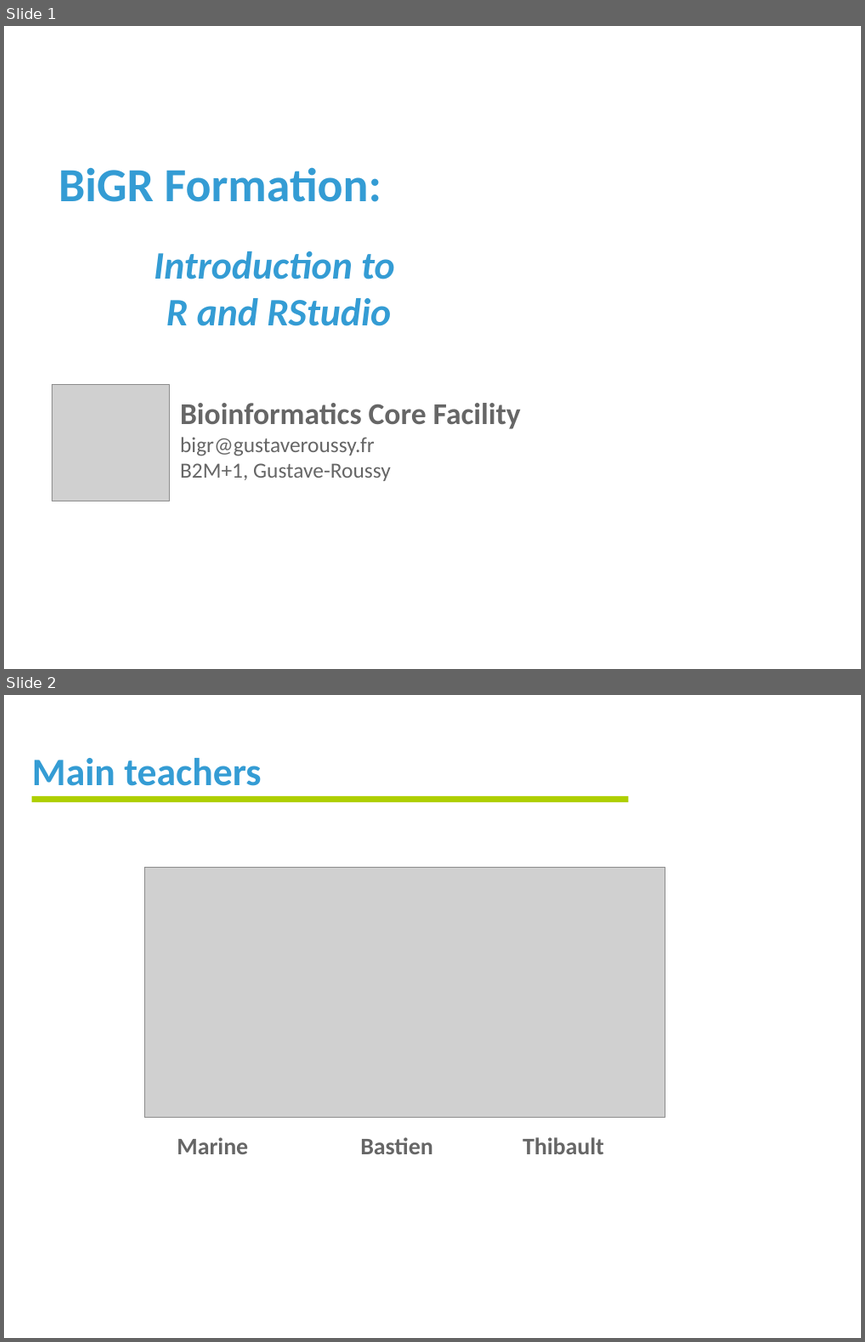
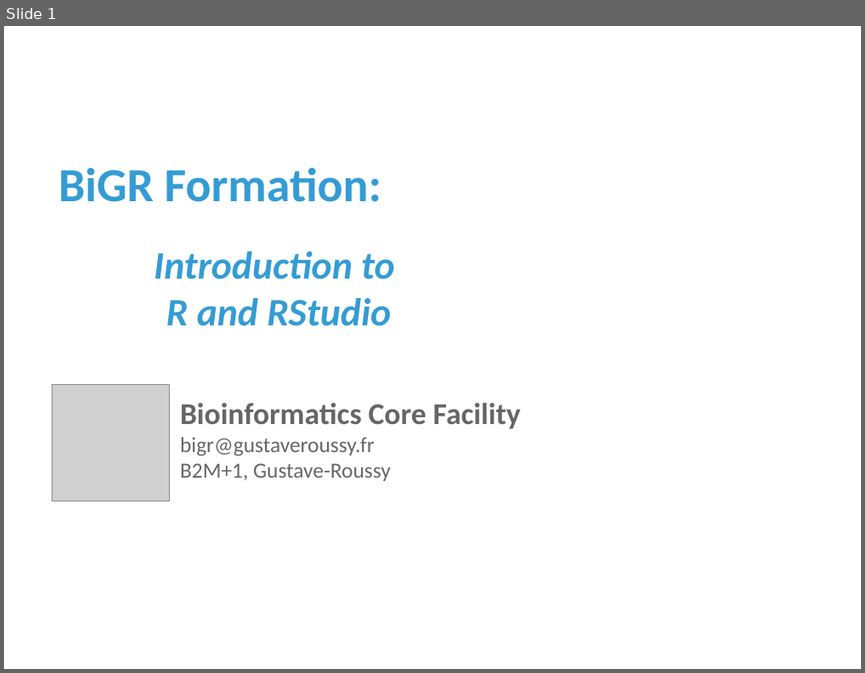
Before and after one commit to gustaveroussy/training_bigr, a slide deck: Introduction_R_RStudio/For_Teachers/Presentation.ppt. Shown one above the other, each under a label of ours: slides 1 and 2 before the commit, slide 1 after it. The pictures are 865x1342 and 865x673 pixels, drawn with LibreOffice and Linux fonts; fonts in the diff are those of the drawing; grey boxes stand for pictures; background and template pictures are left out. Boxes give left, top, right and bottom in pixels: in the first picture for what was removed or moved away, otherwise in the second. Text is boxed around its words. In the diff, an @@ line names an element or a change of style, - is before the commit and + after.

```diff
--- a/Introduction_R_RStudio/For_Teachers/Presentation.ppt
+++ b/Introduction_R_RStudio/For_Teachers/Presentation.ppt
@@ slide 2 removed at <box>4,695,861,1338</box>, background picture (left out) @@
@@ text removed at <box>32,758,261,786</box> @@
-Main teachers
@@ line removed from (32, 800) to (629, 800) @@
@@ picture removed at <box>145,868,664,1118</box> @@
@@ text removed at <box>177,1137,248,1154</box> @@
-Marine
@@ text removed at <box>360,1137,433,1154</box> @@
-Bastien
@@ text removed at <box>522,1137,604,1154</box> @@
-Thibault
```
Also in this commit, not shown: 1 slide changed, 1 other file.
